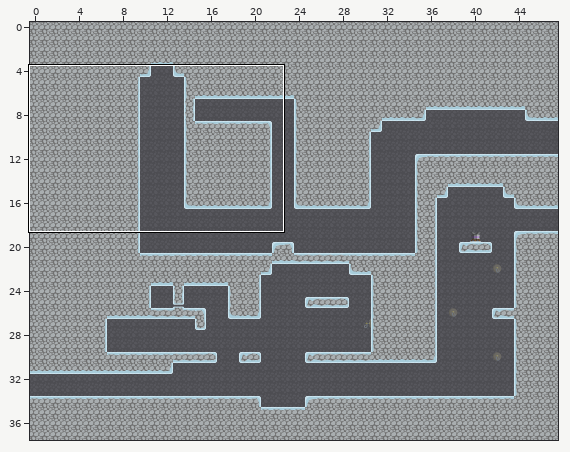
Tiled map: TiledMaps/room4-3.tmx. The first picture is a wide view before the edit; the outline marks the close-up.
Close-up. As it was:
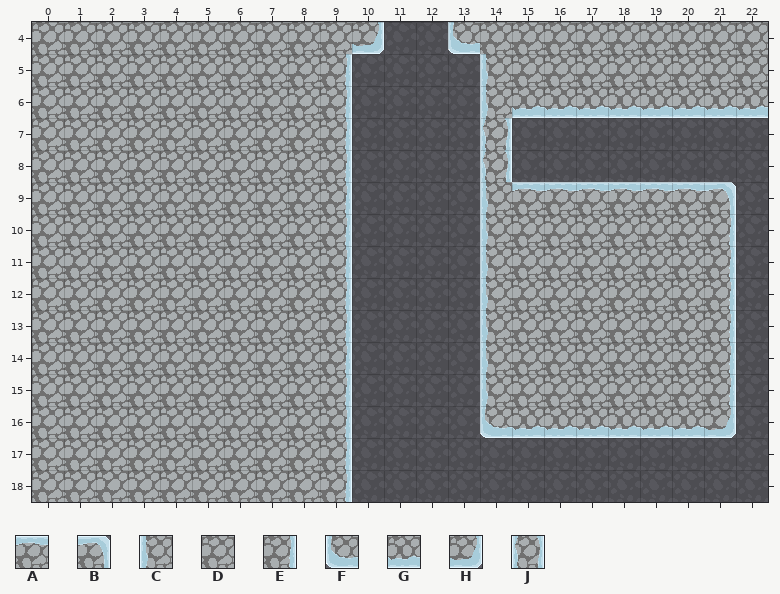
Cells are 32x32 px. Shown: x 0..22, y 4..18. The commit also changed other parts of the map, which this record leaves out.
Key: from "tilemap": A 4, B 5, C 9, D 10, E 11, F 15, G 16, H 17, J 25.
_ is an empty cell.
Layers that did not change in this view are not listed.
Layer "foreground" before, first column x 0:
 4 DDDDDDDDDDH__FDDDDDDDDD
 5 DDDDDDDDDE____CDDDDDDDD
 6 DDDDDDDDDE____CGGGGGGGG
 7 DDDDDDDDDE____J________
 8 DDDDDDDDDE____J________
 9 DDDDDDDDDE____CAAAAAAB_
10 DDDDDDDDDE____CDDDDDDE_
11 DDDDDDDDDE____CDDDDDDE_
12 DDDDDDDDDE____CDDDDDDE_
13 DDDDDDDDDE____CDDDDDDE_
14 DDDDDDDDDE____CDDDDDDE_
15 DDDDDDDDDE____CDDDDDDE_
16 DDDDDDDDDE____FGGGGGGH_
17 DDDDDDDDDE_____________
18 DDDDDDDDDE_____________
Once edited:
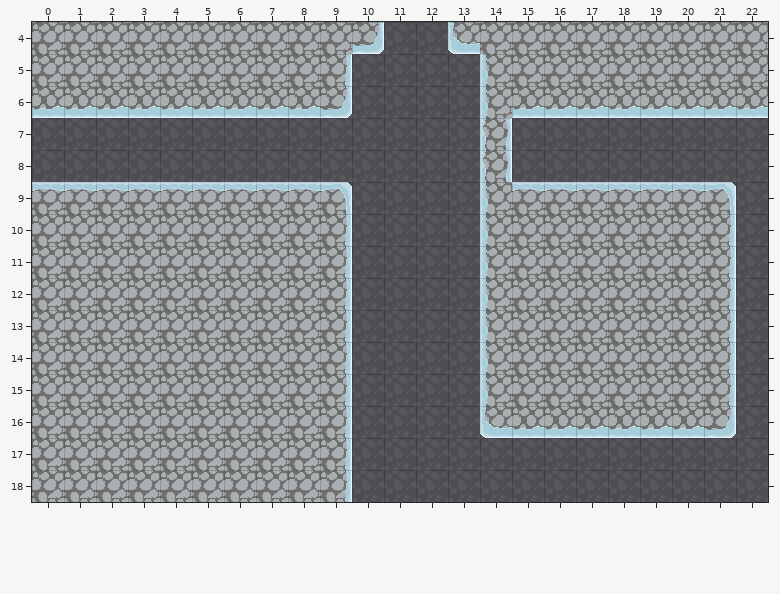
Change:
Changed rows in their new state; . is an unchanged cell.
Layer "foreground":
first column x 0:
 6 GGGGGGGGGH
 7 __________
 8 __________
 9 AAAAAAAAAB
Pixel boxes of the changes (left, top, right, bottom) in both close-ups:
changed: (32, 88, 352, 214)
